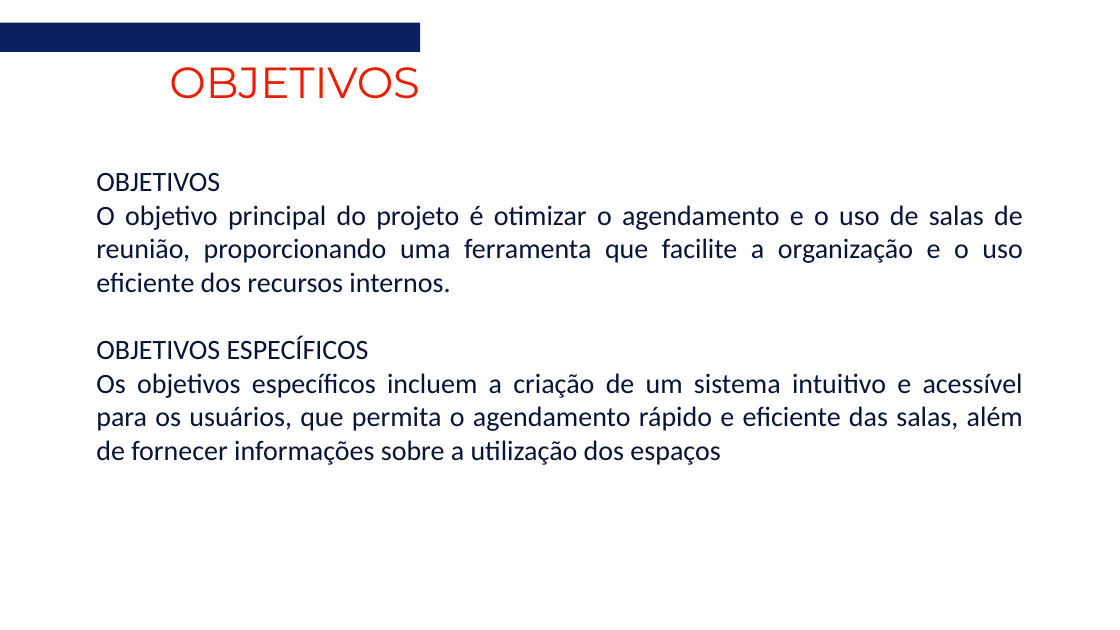
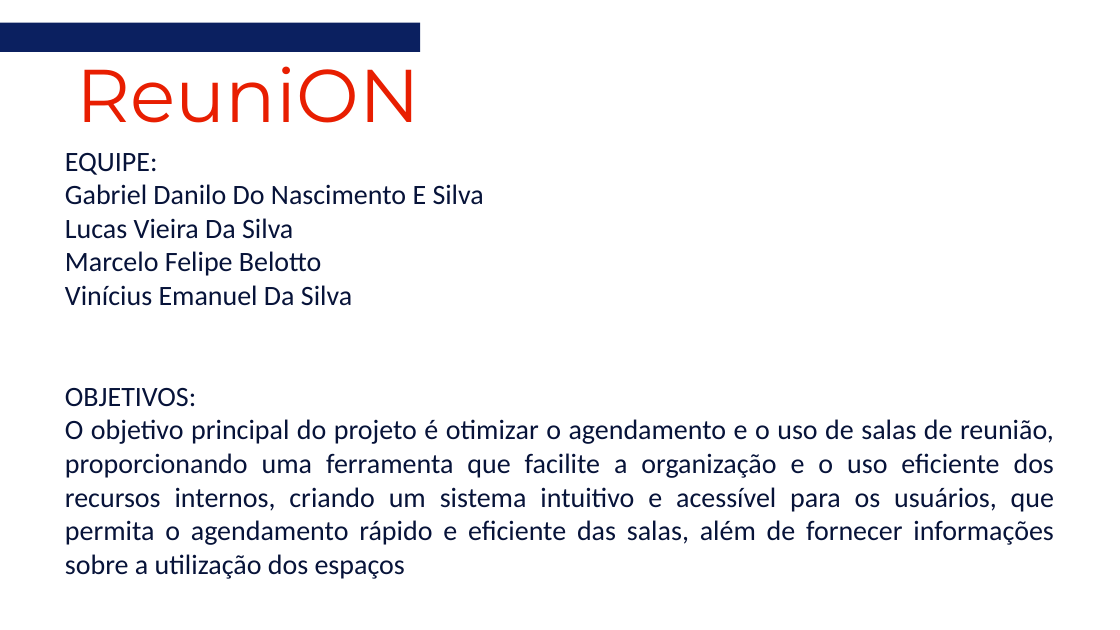
Before and after one commit to marcelo-belotto/projeto-ESI, a slide deck: slide 1 of docs/ReuniON.pptx (slide 3 before the commit). Drawn at 1120x630 pixels with LibreOffice and Linux fonts; fonts in the diff are those of the drawing. Boxes give left, top, right and bottom in pixels: in the first picture for what was removed or moved away, otherwise in the second. Text is boxed around its words. In the diff, an @@ line names an element or a change of style, - is before the commit and + after.

```diff
--- a/docs/ReuniON.pptx
+++ b/docs/ReuniON.pptx
@@ text at <box>77,50,420,123</box>: text changed; size 28 to 48 pt @@
-OBJETIVOS
+ReuniON
@@ subtitle at <box>65,153,1054,579</box>: text changed @@
-OBJETIVOS
-O objetivo principal do projeto é otimizar o agendamento e o uso de salas de reunião, proporcionando uma ferramenta que facilite a organização e o uso eficiente dos recursos internos.
-OBJETIVOS ESPECÍFICOS
-Os objetivos específicos incluem a criação de um sistema intuitivo e acessível para os usuários, que permita o agendamento rápido e eficiente das salas, além de fornecer informações sobre a utilização dos espaços
+EQUIPE:
+Gabriel Danilo Do Nascimento E Silva
+Lucas Vieira Da Silva
+Marcelo Felipe Belotto
+Vinícius Emanuel Da Silva
+OBJETIVOS:
+O objetivo principal do projeto é otimizar o agendamento e o uso de salas de reunião, proporcionando uma ferramenta que facilite a organização e o uso eficiente dos recursos internos, criando um sistema intuitivo e acessível para os usuários, que permita o agendamento rápido e eficiente das salas, além de fornecer informações sobre a utilização dos espaços
```
Also in this commit, not shown: 2 other slides changed, 2 slides added, 14 slides removed, 30 other files.
